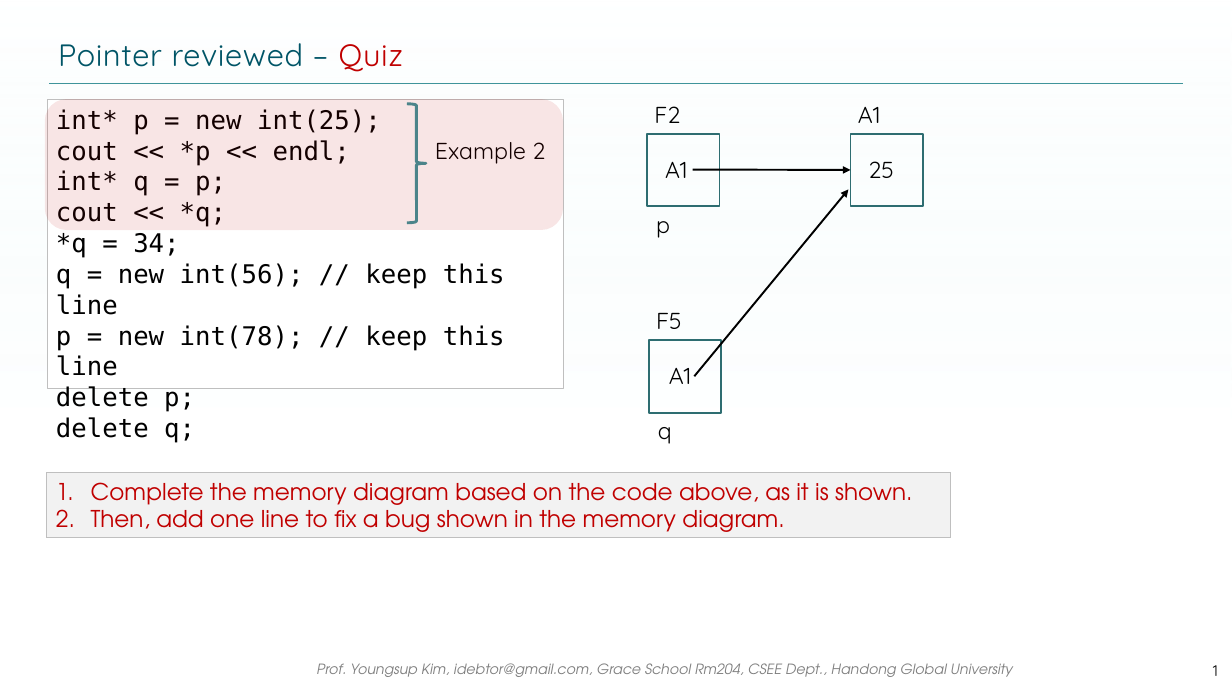
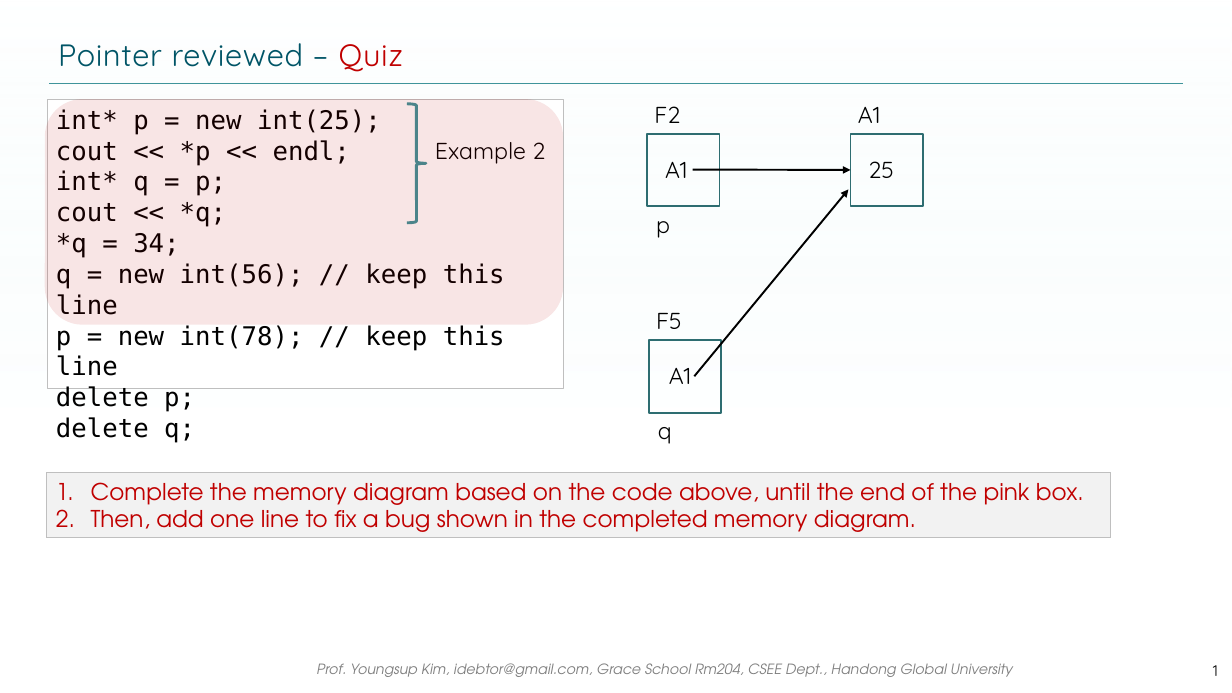
Before and after one commit to idebtor/nowic, a slide deck: slide 1 of ppts/4-1 PointerLinking Quiz8.pptx. Drawn at 1232x693 pixels with LibreOffice and Linux fonts; fonts in the diff are those of the drawing; background and template pictures are left out. Boxes give left, top, right and bottom in pixels: in the first picture for what was removed or moved away, otherwise in the second. Text is boxed around its words. In the diff, an @@ line names an element or a change of style, - is before the commit and + after.

Commit message:
Update quiz8.pptx

```diff
--- a/ppts/4-1 PointerLinking Quiz8.pptx
+++ b/ppts/4-1 PointerLinking Quiz8.pptx
@@ rounded rectangle: place and size @@
-rounded rectangle at (44, 99, 563, 230)
+rounded rectangle at (44, 99, 563, 324)
@@ rectangle "Complete the memory diagram based ...": place and size @@
-rectangle "Complete the memory diagram based ..." at (47, 472, 951, 538)
+rectangle "Complete the memory diagram based ..." at (47, 472, 1111, 538)
@@ text in rectangle at (91, 482, 1084, 538): text changed @@
-1. Complete the memory diagram based on the code above, as it is shown.
-2. Then, add one line to fix a bug shown in the memory diagram.
+1. Complete the memory diagram based on the code above, until the end of the pink box.
+2. Then, add one line to fix a bug shown in the completed memory diagram.
```
Also in this commit, not shown: 1 other file.
